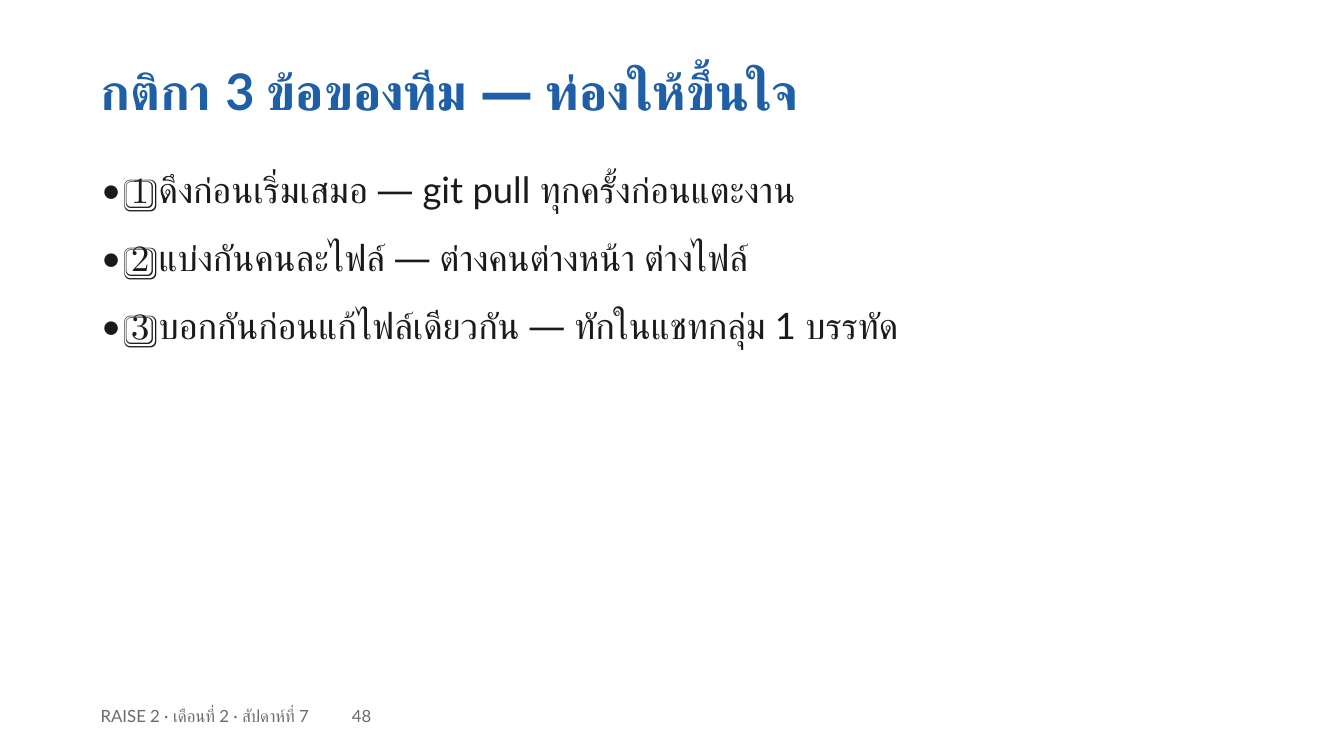
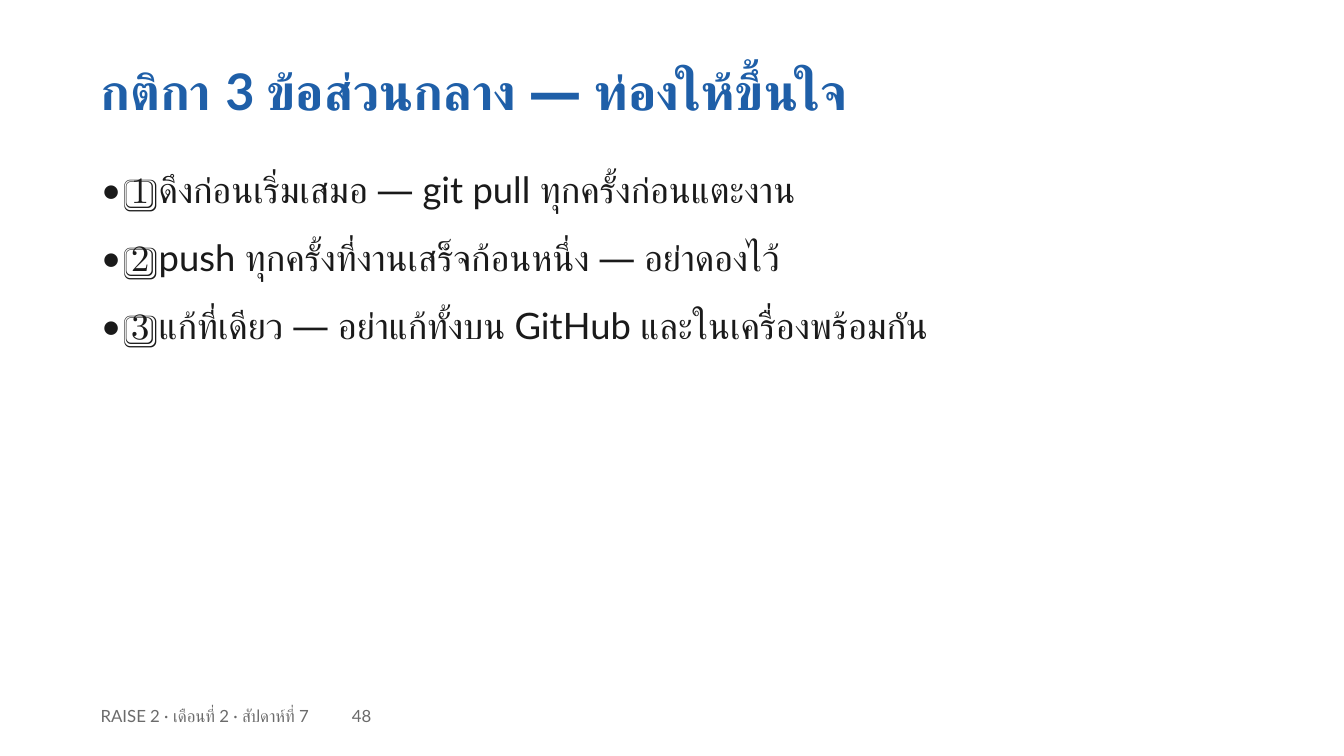
Before and after one commit to cnacha-mfu/raise2-module2, a slide deck: slide 48 of materials/week7/w7-slides.pptx. Drawn at 1344x756 pixels with LibreOffice and Linux fonts; fonts in the diff are those of the drawing. Boxes give left, top, right and bottom in pixels: in the first picture for what was removed or moved away, otherwise in the second. Text is boxed around its words. In the diff, an @@ line names an element or a change of style, - is before the commit and + after.

```diff
--- a/materials/week7/w7-slides.pptx
+++ b/materials/week7/w7-slides.pptx
@@ text at [101,71,847,111]: text changed @@
-กติกา 3 ข้อของทีม — ท่องให้ขึ้นใจ
+กติกา 3 ข้อส่วนกลาง — ท่องให้ขึ้นใจ
@@ text at [131,243,780,282]: text changed @@
-• 2️⃣ แบ่งกันคนละไฟล์ — ต่างคนต่างหน้า ต่างไฟล์
+• 2️⃣ push ทุกครั้งที่งานเสร็จก้อนหนึ่ง — อย่าดองไว้
@@ text at [131,311,928,348]: text changed @@
-• 3️⃣ บอกกันก่อนแก้ไฟล์เดียวกัน — ทักในแชทกลุ่ม 1 บรรทัด
+• 3️⃣ แก้ที่เดียว — อย่าแก้ทั้งบน GitHub และในเครื่องพร้อมกัน
```
Also in this commit, not shown: 11 other slides changed, 25 other files.
